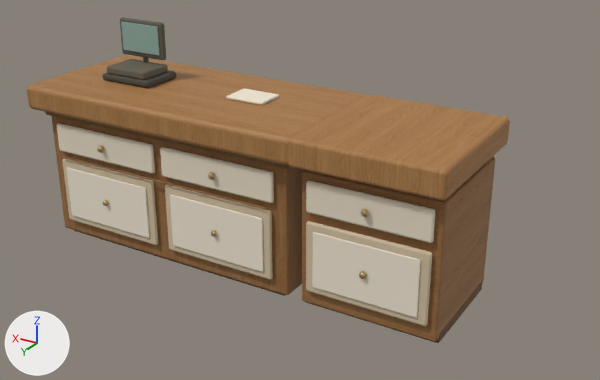
An edit to the glTF model assets/masters/native-v4/counter.glb, drawn before and after from the same camera.
Rendered twice from a camera (50 mm lens) standing at (-3.0, 3.79, 2.43) and looking at (-0.73, 0.0, 0.54). Every picture has the same lights, and +X, +Y and +Z are marked at lower left. The picture after the commit comes second. Vertices at exactly the same position are counted once.

The first picture shows 'counter'.
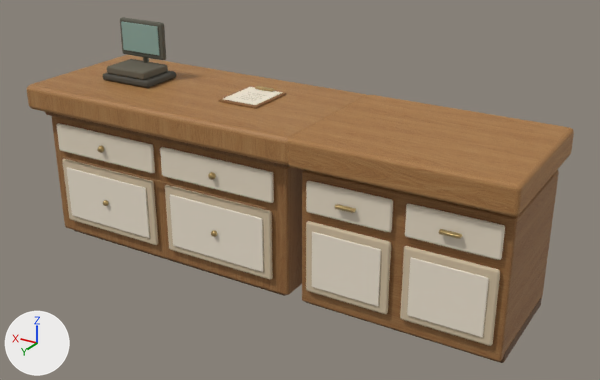
Boxes [x1, y1, x2, y2] around the edits, measured in the pictures (600 x 380 px; the box of a moved part takes in the faces that stretch with it):
'counter', reshaped (13% wider, 6% taller): before [27, 17, 510, 343]; after [27, 17, 574, 363]
part 1 of me_mesh_0, added (pale yellow): after [405, 204, 505, 260]
part 2 of me_mesh_0, added (beige): after [400, 246, 500, 346]
part 3 of me_mesh_0, added (pale yellow): after [407, 257, 489, 337]
part 4 of me_mesh_0, added: after [439, 229, 462, 239]
part 5 of me_mesh_0, added: after [334, 204, 356, 213]
part 6 of me_mesh_0, added: after [255, 86, 275, 92]
part 7 of me_mesh_0, moved or reshaped: before [226, 88, 279, 105]; after [218, 87, 286, 108]
part 8 of me_mesh_0, added (pale yellow): after [223, 87, 282, 105]
part 9 of me_mesh_0, deleted: before [359, 271, 367, 279]
part 10 of me_mesh_0, deleted: before [361, 209, 369, 217]
part 11 of me_mesh_0, moved or reshaped: before [290, 95, 510, 343]; after [290, 95, 574, 363]

Edits to the bpy script that builds the scene:
```text
Add mat_mat_warm_wood_v1__ad8355_1_r0_73_m0_ior1_5_opaque_ds0_linear_srgb_v2_v11_oak_neutral_tint:
    mat_mat_warm_wood_v1__ad8355_1_r0_73_m0_ior1_5_opaque_ds0_linear_srgb_v2_v11_oak_neutral_tint = bpy.data.materials.new('mat.warm-wood.v1:#AD8355:1:r0.73:m0:ior1.5:OPAQUE:ds0:linear-srgb-v2:v11-oak-neutral-tint')
    # colours: grey #ad9e92
    # uses the picture img_image_0
    # uses the picture img_image_1
Change me_mesh_0:
    remove me_mesh_0.from_pydata(...)  # 1690 vertices, 3264 faces; spans x -1.78..0.95, y -0.46..0.46, z 0.02..1.39
    add me_mesh_0.from_pydata(...)  # 2142 vertices, 4128 faces; spans x -2.12..0.95, y -0.46..0.46, z 0.02..1.39
    me_mesh_0 part 1: the loose piece of 44 vertices spanning x -1.71..-1.0, y 0.36..0.39, z 0.61..0.79 is copied, and the copy is scaled about its middle by (0.683, 1, 1), then moved by (-0.45, 0.0, 0.0); it spans x -2.05..-1.55, y 0.36..0.39, z 0.61..0.79
    me_mesh_0 part 2: the loose piece of 44 vertices spanning x -1.71..-1.0, y 0.36..0.39, z 0.14..0.56 is copied, and the copy is scaled about its middle by (0.683, 1, 1), then moved by (-0.45, 0.0, 0.0); it spans x -2.05..-1.55, y 0.36..0.39, z 0.14..0.56
    me_mesh_0 part 3: the loose piece of 44 vertices spanning x -1.65..-1.04, y 0.39..0.4, z 0.19..0.51 is copied, and the copy is scaled about its middle by (0.652, 1, 1), then moved by (-0.45, 0.0, 0.0); it spans x -2.0..-1.6, y 0.39..0.4, z 0.19..0.51
    me_mesh_0 part 4: the loose piece of 56 vertices spanning x -1.75..-0.94, y -0.32..0.32, z 0.02..0.08 is copied, and the copy is scaled about its middle by (0.13, 0.0367, 0.242), then moved by (-0.45, 0.41, 0.65), in mat_mat_brushed_metal_v1__b49a66_1_r0_41_m0_65_ior1_5_opaque_ds0_linear_srgb_v2 (brown #b49a66); it spans x -1.86..-1.75, y 0.4..0.43, z 0.69..0.71
    me_mesh_0 part 5: the loose piece of 56 vertices spanning x -1.78..-0.92, y -0.46..0.46, z 0.87..1.03 is copied, and the copy is scaled about its middle by (0.124, 0.026, 0.088), then moved by (0.11, 0.41, -0.25), in mat_mat_brushed_metal_v1__b49a66_1_r0_41_m0_65_ior1_5_opaque_ds0_linear_srgb_v2 (brown #b49a66); it spans x -1.29..-1.18, y 0.4..0.43, z 0.69..0.71
    me_mesh_0 part 6: the loose piece of 56 vertices spanning x 0.23..0.61, y -0.13..0.15, z 1.03..1.08 is copied, and the copy is scaled about its middle by (0.327, 0.113, 0.324), then moved by (-0.82, -0.16, 0.0), in mat_mat_brushed_metal_v1__b49a66_1_r0_41_m0_65_ior1_5_opaque_ds0_linear_srgb_v2 (brown #b49a66); it spans x -0.46..-0.34, y -0.17..-0.13, z 1.05..1.06
    me_mesh_0 part 7: the loose piece of 44 vertices spanning x -0.52..-0.28, y -0.12..0.08, z 1.03..1.05 is scaled about its middle by (1.06, 1.76, 0.55), in mat_mat_warm_wood_v1__ad8355_1_r0_73_m0_ior1_5_opaque_ds0_linear_srgb_v2_v11_oak_neutral_tint
    me_mesh_0 part 8: the loose piece of 44 vertices spanning x -0.52..-0.28, y -0.12..0.08, z 1.03..1.05 is copied, and the copy is scaled about its middle by (0.95, 1.58, 0.15), then moved by (0.0, 0.0, 0.01); it spans x -0.51..-0.29, y -0.16..0.12, z 1.04..1.05
    me_mesh_0 part 9: the loose piece of 86 vertices spanning x -1.37..-1.33, y 0.39..0.43, z 0.33..0.37 is deleted
    me_mesh_0 part 10: the loose piece of 86 vertices spanning x -1.37..-1.33, y 0.39..0.43, z 0.68..0.72 is deleted
    me_mesh_0 part 11: 145 vertices moved from x -1.78..-1.05, y -0.46..0.46, z 0.02..1.03 to x -2.12..-1.43, y -0.46..0.46, z 0.02..1.03; 19 vertices removed from x -1.65..-1.05, y 0.39..0.4, z 0.19..0.51; 19 vertices added at x -1.44..-1.04, y 0.39..0.4, z 0.19..0.51
    other edits to the shape of me_mesh_0 do not show in these pictures
    add me_mesh_0.materials.append(mat_mat_warm_wood_v1__ad8355_1_r0_73_m0_ior1_5_opaque_ds0_linear_srgb_v2_v11_oak_neutral_tint)
    add me_mesh_0.materials.append(mat_mat_soft_paper_v1__b7aa90_1_r0_96_m0_ior1_45_opaque_ds0_linear_srgb_v2)  # beige #b7aa90
```
